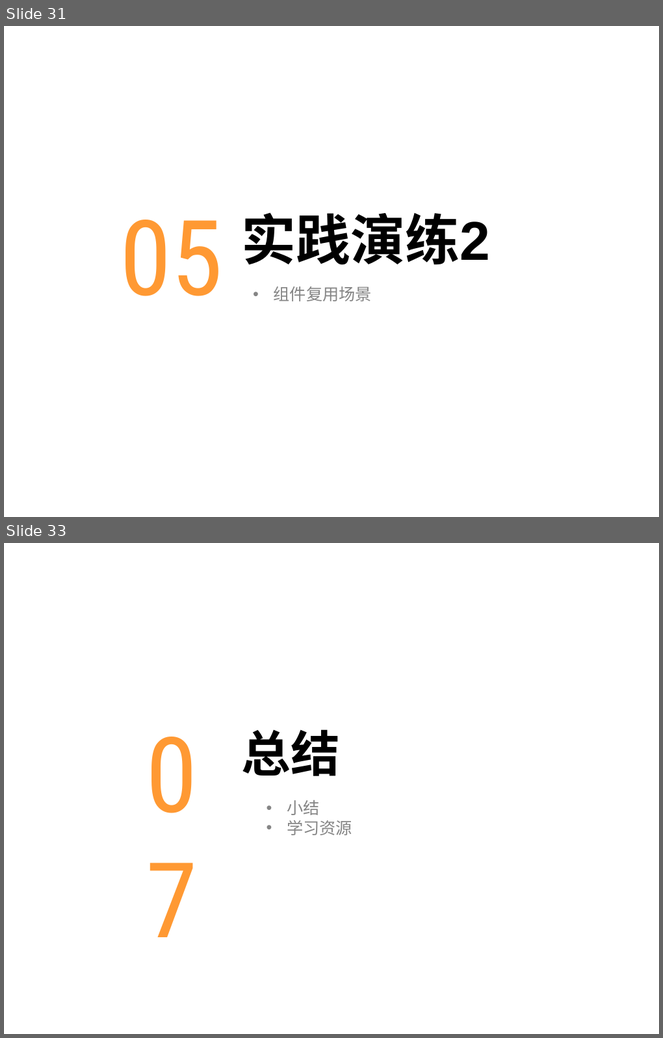
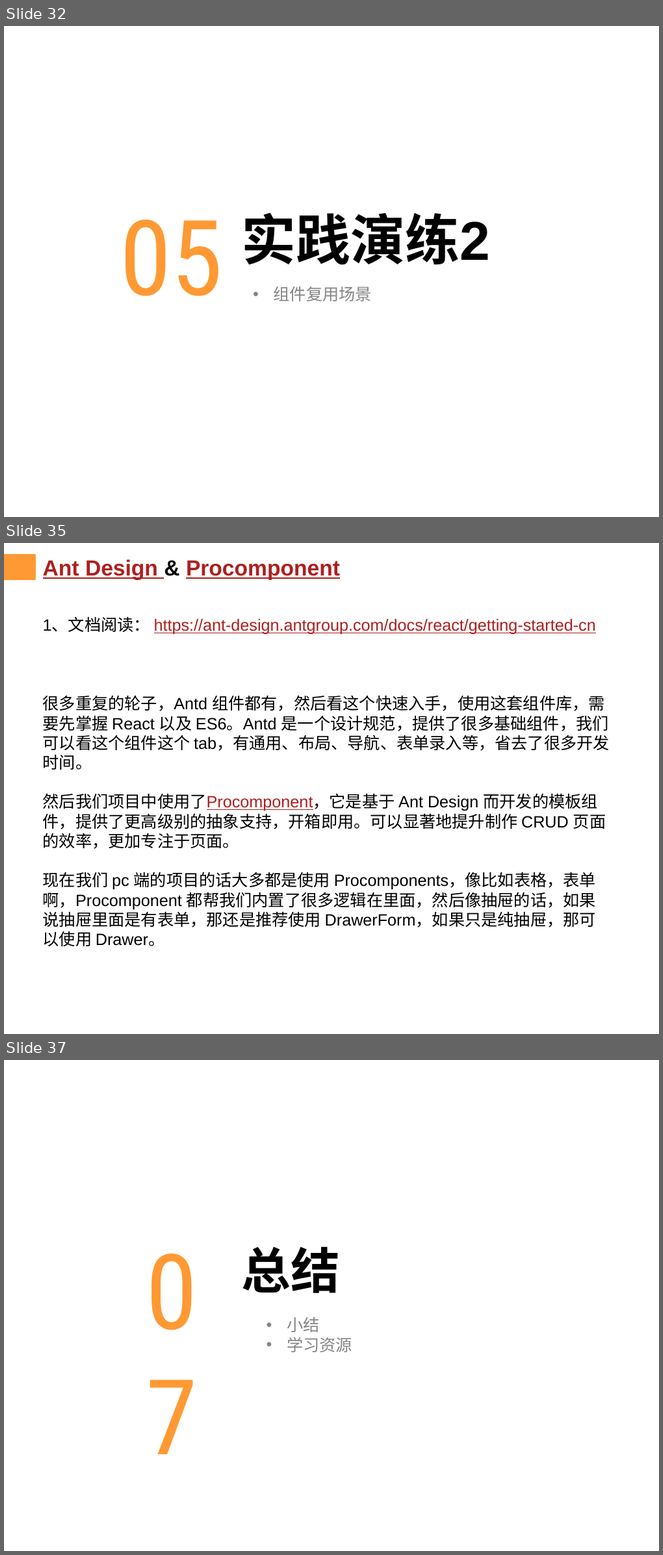
Before and after one commit to chenqiuli/JY_Peixun_1, a slide deck: PPT内容.pptx. Shown one above the other, each under a label of ours: slides 31 and 33 before the commit, slides 32, 35 and 37 after it; the slides between them are not shown. The pictures are 663x1038 and 663x1555 pixels, drawn with LibreOffice and Linux fonts; fonts in the diff are those of the drawing; background and template pictures are left out. Boxes give left, top, right and bottom in pixels: in the first picture for what was removed or moved away, otherwise in the second. Text is boxed around its words. In the diff, an @@ line names an element or a change of style, - is before the commit and + after.

```diff
--- a/PPT内容.pptx
+++ b/PPT内容.pptx
@@ slide 35 added at [4, 543, 659, 1034], background #FFFFFF; not listed: 1 template element that a slide beside it also shows @@
@@ rectangle added at [4, 554, 35, 578], fill #FF9933 @@
@@ title added at [43, 559, 340, 580], 24 pt, text #AD1F1F, bold, underline @@
+Ant Design & Procomponent
@@ text added at [43, 618, 610, 947], 18 pt, text #000000 @@
+1、文档阅读： https://ant-design.antgroup.com/docs/react/getting-started-cn
+很多重复的轮子，Antd 组件都有，然后看这个快速入手，使用这套组件库，需要先掌握 React 以及 ES6。Antd 是一个设计规范，提供了很多基础组件，我们可以看这个组件这个 tab，有通用、布局、导航、表单录入等，省去了很多开发时间。
+然后我们项目中使用了Procomponent，它是基于 Ant Design 而开发的模板组件，提供了更高级别的抽象支持，开箱即用。可以显著地提升制作 CRUD 页面的效率，更加专注于页面。
+现在我们 pc 端的项目的话大多都是使用 Procomponents，像比如表格，表单啊，Procomponent 都帮我们内置了很多逻辑在里面，然后像抽屉的话，如果说抽屉里面是有表单，那还是推荐使用 DrawerForm，如果只是纯抽屉，那可以使用 Drawer。
@@ what was slide 31 is now slide 32 @@
@@ what was slide 33 is now slide 37 @@
```
Also in this commit, not shown: 4 slides changed, 3 other slides added, 17 other files.
